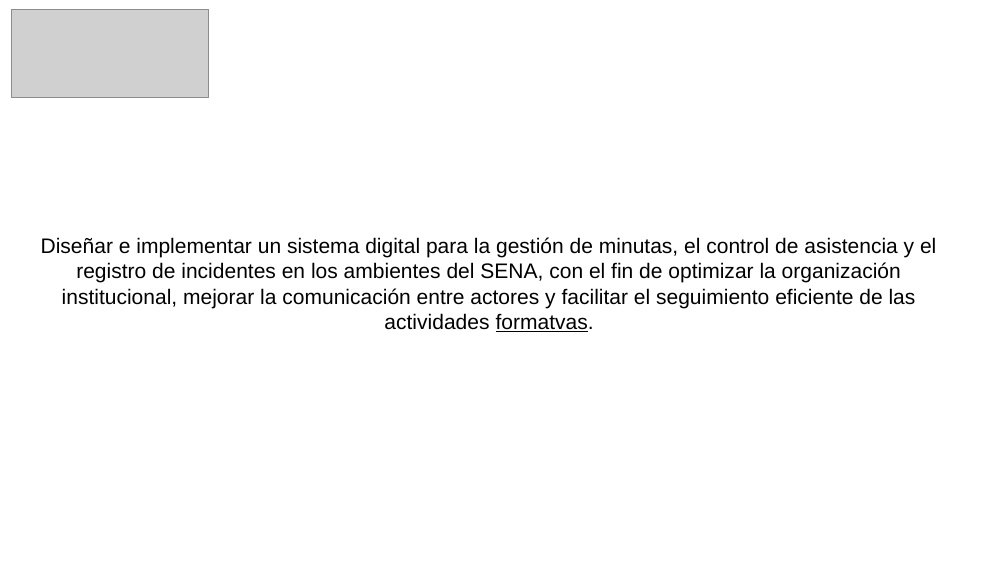
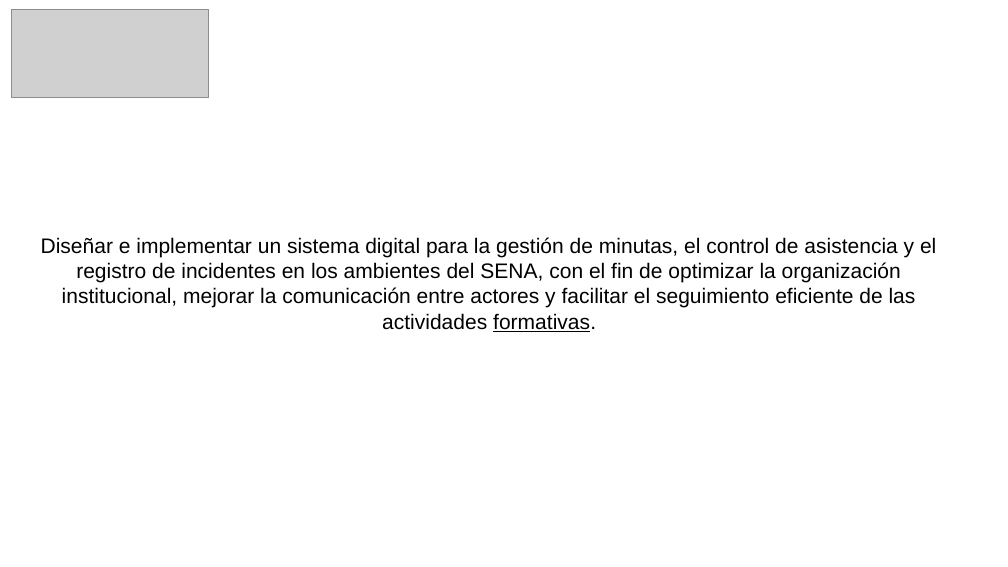
Before and after one commit to scrumteamlmack/Repositorio-de-equipo-3, a slide deck: slide 5 of Arquitectura de software/L-MACK/SUTENTACION 3B L-MACK.pptx. Drawn at 1008x567 pixels with LibreOffice and Linux fonts; fonts in the diff are those of the drawing; grey boxes stand for pictures; background and template pictures are left out. Boxes give left, top, right and bottom in pixels: in the first picture for what was removed or moved away, otherwise in the second. Text is boxed around its words. In the diff, an @@ line names an element or a change of style, - is before the commit and + after.

Commit message:
doc: se actualiza error de tipografia

```diff
--- a/Arquitectura de software/L-MACK/SUTENTACION 3B L-MACK.pptx
+++ b/Arquitectura de software/L-MACK/SUTENTACION 3B L-MACK.pptx
@@ text at [41,237,936,332]: text changed @@
-Diseñar e implementar un sistema digital para la gestión de minutas, el control de asistencia y el registro de incidentes en los ambientes del SENA, con el fin de optimizar la organización institucional, mejorar la comunicación entre actores y facilitar el seguimiento eficiente de las actividades formatvas.
+Diseñar e implementar un sistema digital para la gestión de minutas, el control de asistencia y el registro de incidentes en los ambientes del SENA, con el fin de optimizar la organización institucional, mejorar la comunicación entre actores y facilitar el seguimiento eficiente de las actividades formativas.
```
